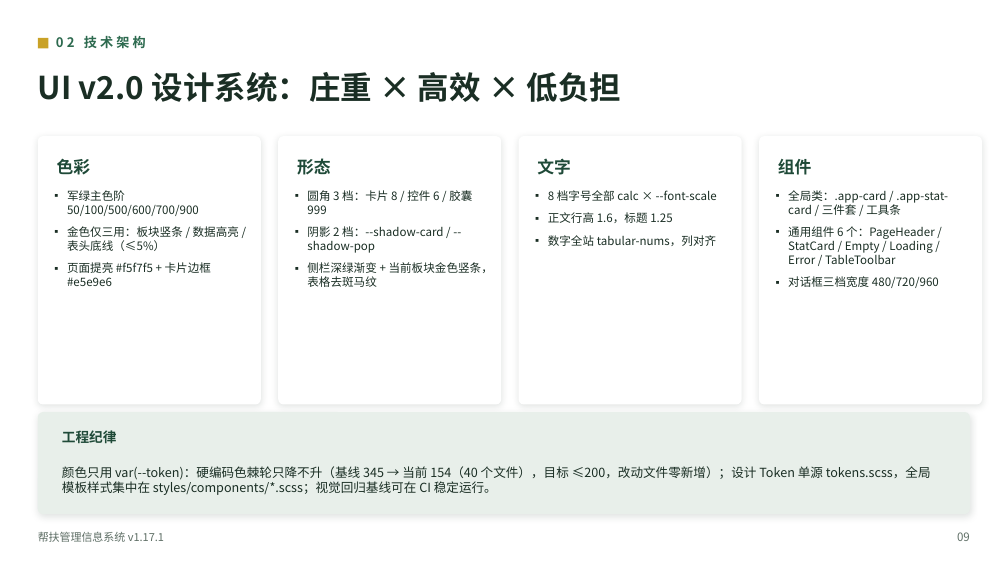
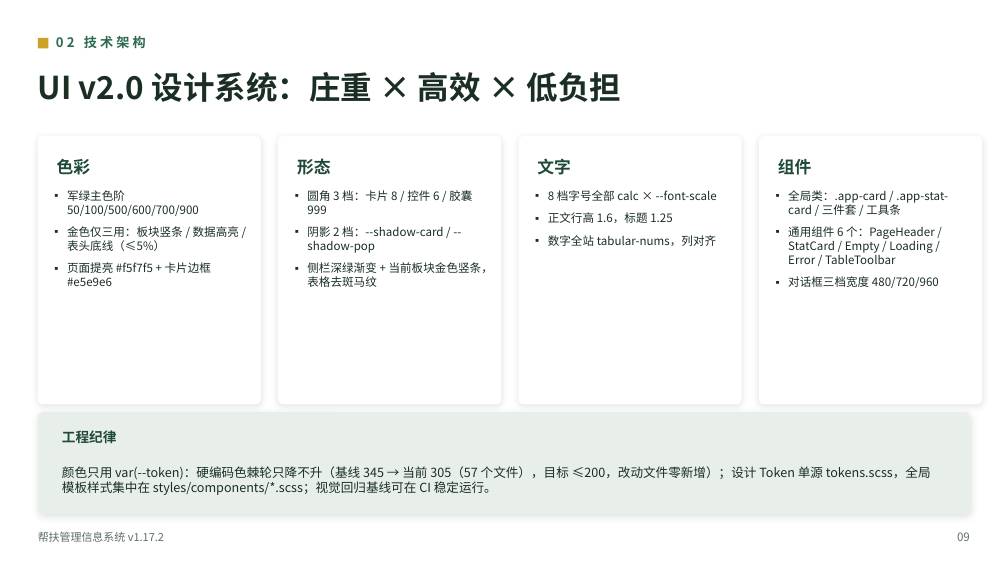
Before and after one commit to lzh745200/MRRS, a slide deck: slide 11 of docs/帮扶管理信息系统介绍.pptx. Drawn at 1008x567 pixels with LibreOffice and Linux fonts; fonts in the diff are those of the drawing. Boxes give left, top, right and bottom in pixels: in the first picture for what was removed or moved away, otherwise in the second. Text is boxed around its words. In the diff, an @@ line names an element or a change of style, - is before the commit and + after.

```diff
--- a/docs/帮扶管理信息系统介绍.pptx
+++ b/docs/帮扶管理信息系统介绍.pptx
@@ text at box(62, 466, 931, 495): text changed @@
-颜色只用 var(--token)：硬编码色棘轮只降不升（基线 345 → 当前 154（40 个文件），目标 ≤200，改动文件零新增）；设计 Token 单源 tokens.scss，全局模板样式集中在 styles/components/*.scss；视觉回归基线可在 CI 稳定运行。
+颜色只用 var(--token)：硬编码色棘轮只降不升（基线 345 → 当前 305（57 个文件），目标 ≤200，改动文件零新增）；设计 Token 单源 tokens.scss，全局模板样式集中在 styles/components/*.scss；视觉回归基线可在 CI 稳定运行。
@@ text at box(38, 532, 164, 542): text changed @@
-帮扶管理信息系统 v1.17.1
+帮扶管理信息系统 v1.17.2
```
Also in this commit, not shown: 49 other slides changed, 1 slide added, 5 other files.
